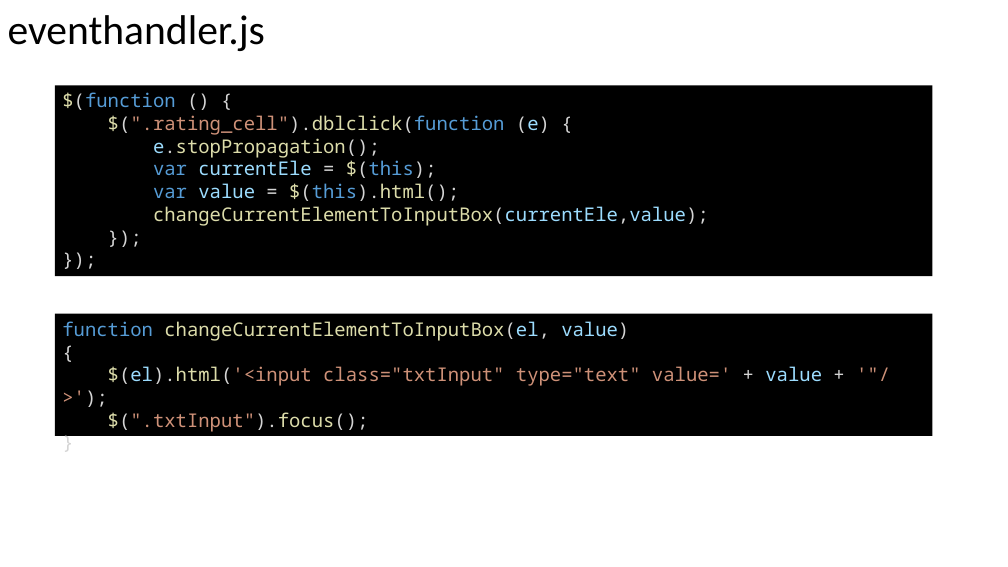
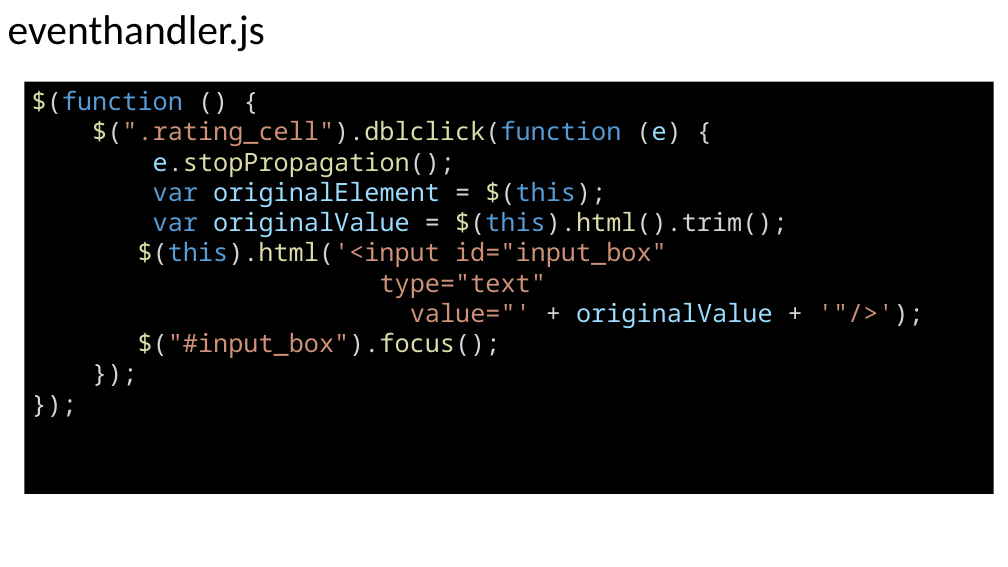
Before and after one commit to DivyaKampalli/movie-rating, a slide deck: slide 30 of Fullstack Tutorial.pptx. Drawn at 1008x567 pixels with LibreOffice and Linux fonts; fonts in the diff are those of the drawing. Boxes give left, top, right and bottom in pixels: in the first picture for what was removed or moved away, otherwise in the second. Text is boxed around its words. In the diff, an @@ line names an element or a change of style, - is before the commit and + after.

```diff
--- a/Fullstack Tutorial.pptx
+++ b/Fullstack Tutorial.pptx
@@ rectangle "$(function () {": place and size @@
-rectangle "$(function () {" at (55,85,933,276)
+rectangle "$(function () {" at (24,82,994,494)
@@ text in rectangle at (32,90,681,177): size 18 to 24 pt in "$(function () {", "$(".rating_cell").dblclick(function (e) {", "e.stopPropagation();", "});" and 1 more places @@
@@ text in rectangle at (138,182,788,358): text changed; size 18 to 24 pt; text colour #DCDCAA to #CE9178 @@
-var currentEle = $(this);
-var value = $(this).html();
-changeCurrentElementToInputBox(currentEle,value);
+var originalElement = $(this);
+var originalValue = $(this).html().trim();
+$(this).html('<input id="input_box"
+type="text"
+value="' + originalValue + '"/>');
+$("#input_box").focus();
@@ rectangle removed at (55,314,933,436) @@
-function changeCurrentElementToInputBox(el, value)
-{
-$(el).html('<input class="txtInput" type="text" value=' + value + '"/>');
-$(".txtInput").focus();
-}
```
Also in this commit, not shown: 9 slides added, 2 other files.
